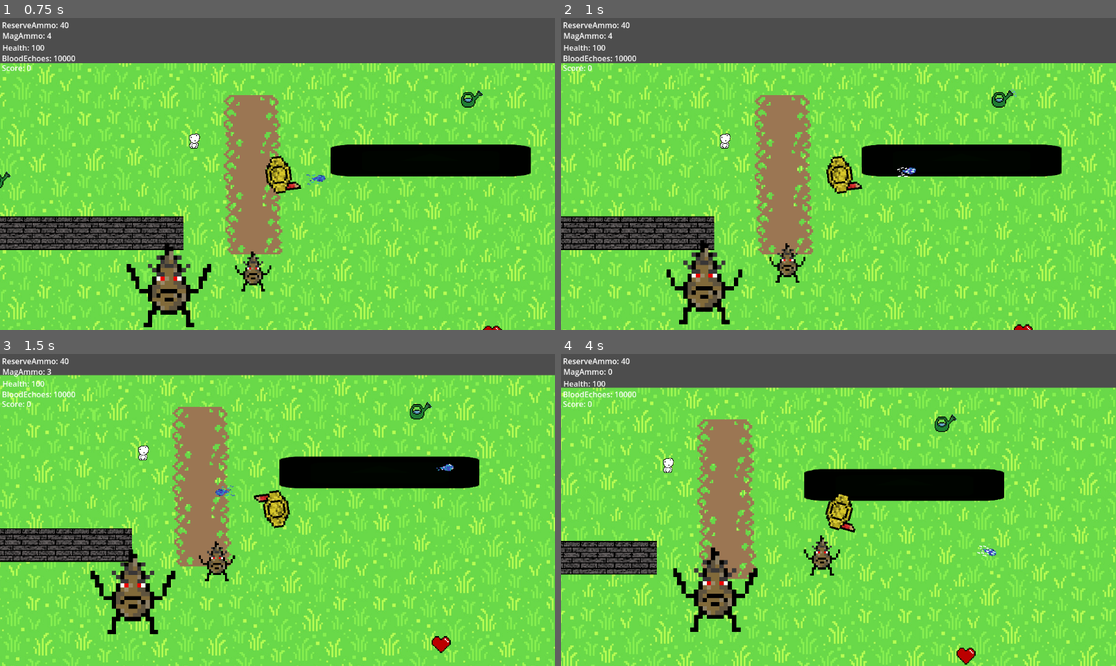
Above: before the commit, frames 1-4 (two rows, left to right).
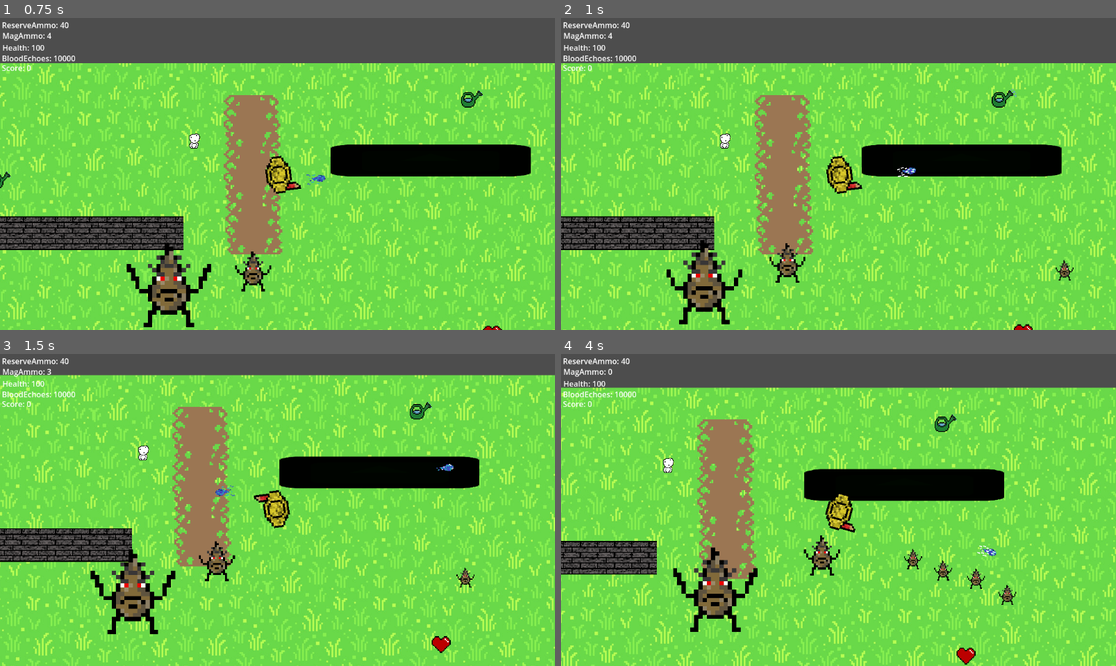
Above: after the commit, the same moments.

Repository: TheWhiteWolf0/Shooter-Game
Game: Godot game, scene res://Scenes/test_scence.tscn
The game is run twice, just before and just after one commit, with the same random seed, the same clock (stepped at 60 frames per second) and the same inputs. This scene is started directly instead of the project's main scene. The engine's default icon, where the game draws it, is replaced by a stand-in: a white triangle on a blue panel in a dark square.
Inputs (mouse positions are in pixels of both pictures, inside the frame that each line leads up to):
- Up to frame 1 (0.75 s): move the mouse to (399, 158) at 0.52 s; hold D (Right) from 0.53 s (still down); click (399, 158) at 0.6 s
- Up to frame 2 (1 s): keep holding D (Right)
- Up to frame 3 (1.5 s): move the mouse to (166, 525) at 1.27 s; release D (Right) at 1.28 s; hold S (Down) from 1.28 s (still down); click (166, 525) at 1.35 s
- Up to frame 4 (4 s): move the mouse to (894, 441) at 2.02 s; release S (Down) at 2.03 s; hold D (Right) 2.03-2.78 s; click (894, 441) at 2.1 s; move the mouse to (810, 572) at 2.77 s; hold W (Up) 2.78-3.53 s; click (810, 572) at 2.85 s; move the mouse to (1005, 556) at 3.52 s; hold A (Left) from 3.53 s (still down); click (1005, 556) at 3.6 s

Frame 1 is identical in both runs. In frame 2, less than 0.1% of the frame differs, in the area x 89-93%, y 77-85%; in frame 3, less than 0.1%; in frame 4, 0.4%, in the area x 61-83%, y 62-81%.

Commit message:
update(WorkPlease)

Diff:
--- /dev/null
+++ b/shootergame/Scenes/Spawner.tscn
@@ -0,0 +1,12 @@
+[gd_scene load_steps=2 format=3 uid="uid://but0jm6bi0540"]
+
+[ext_resource type="Script" uid="uid://d1sdcbbwfludo" path="res://Scripts/Spawner.gd" id="1_ohbek"]
+
+[node name="Node2D" type="Node2D"]
+script = ExtResource("1_ohbek")
+
+[node name="Timer" type="Timer" parent="."]
+process_callback = 0
+autostart = true
+
+[connection signal="timeout" from="Timer" to="." method="_on_timer_timeout"]
--- a/shootergame/Scripts/level_select.tscn
+++ b/shootergame/Scenes/level_select.tscn
@@ -1,6 +1,6 @@
 [gd_scene load_steps=2 format=3 uid="uid://n5q48eoj5nb5"]
 
-[ext_resource type="Script" uid="uid://6wevlv4roey7" path="res://Scenes/level_select.gd" id="1_rp7yy"]
+[ext_resource type="Script" uid="uid://6wevlv4roey7" path="res://Scripts/level_select.gd" id="1_rp7yy"]
 
 [node name="LevelSelect" type="Control"]
 layout_mode = 3
--- a/shootergame/Scenes/test_scence.tscn
+++ b/shootergame/Scenes/test_scence.tscn
@@ -11,6 +11,7 @@
 [ext_resource type="PackedScene" uid="uid://cwfkd43n5erxt" path="res://Scenes/enemy(multi_hit).tscn" id="8_2dkxq"]
 [ext_resource type="Texture2D" uid="uid://dk12lutbhh0r4" path="res://Sprite Frames/New Piskel (8).png" id="9_3ymcv"]
 [ext_resource type="Texture2D" uid="uid://b62m2xi8ulgk2" path="res://Sprite Frames/New Piskel (10).png" id="11_sr2ag"]
+[ext_resource type="PackedScene" uid="uid://but0jm6bi0540" path="res://Scenes/Spawner.tscn" id="12_dqc4r"]
 
 [sub_resource type="NavigationPolygon" id="NavigationPolygon_83j0u"]
 vertices = PackedVector2Array(1142.95, 636.023, 9.03125, 638.969, 9.75781, 404.203, 435.32, 404.203, 755.227, 253.203, 1141.18, 253.203, 435.32, 323.359, 1140.04, 10.0313, 1140.79, 172.359, 755.227, 172.359, 10.9609, 13.9609, 10.0078, 323.359)
@@ -125,27 +126,25 @@
 scale = Vector2(1.13362, 7.07692)
 texture = ExtResource("4_bsv7i")
 
-[node name="Player" parent="." instance=ExtResource("2_el23o")]
-position = Vector2(592, 240)
-scale = Vector2(0.48, 0.48)
-
-[node name="HUD" parent="Player" instance=ExtResource("4_ud2or")]
-position = Vector2(-495.833, -79.1667)
-scale = Vector2(2.08333, 2.08333)
-
 [node name="AllMobs" type="Node2D" parent="."]
 position = Vector2(1054, 355)
 scale = Vector2(0.50141, 0.50141)
 
-[node name="EnemyChase" parent="AllMobs" node_paths=PackedStringArray("target_to_chase") instance=ExtResource("3_ud2or")]
+[node name="Player" parent="AllMobs" instance=ExtResource("2_el23o")]
+position = Vector2(-921.402, -229.353)
+scale = Vector2(0.9573, 0.9573)
+
+[node name="HUD" parent="AllMobs/Player" instance=ExtResource("4_ud2or")]
+position = Vector2(-495.833, -79.1667)
+scale = Vector2(2.08333, 2.08333)
+
+[node name="EnemyChase" parent="AllMobs" instance=ExtResource("3_ud2or")]
 position = Vector2(-927.385, 283.201)
 scale = Vector2(1, 1)
-target_to_chase = NodePath("../../Player")
 
-[node name="Enemy(Multi-hit)" parent="AllMobs" node_paths=PackedStringArray("target_to_chase") instance=ExtResource("8_2dkxq")]
+[node name="Enemy(Multi-hit)" parent="AllMobs" instance=ExtResource("8_2dkxq")]
 position = Vector2(-1316.29, 287.19)
 scale = Vector2(1.99438, 1.99438)
-target_to_chase = NodePath("../../Player")
 
 [node name="HealthPacks" type="Node2D" parent="."]
 
@@ -166,3 +165,6 @@
 [node name="NewPiskel(10)" type="Sprite2D" parent="."]
 position = Vector2(469, 171)
 texture = ExtResource("11_sr2ag")
+
+[node name="Node2D" parent="." instance=ExtResource("12_dqc4r")]
+position = Vector2(239, 170)
--- a/shootergame/Scripts/Enemy(Chase).gd
+++ b/shootergame/Scripts/Enemy(Chase).gd
@@ -13,7 +13,7 @@
 
 
 @onready var navigation_agent_2d: NavigationAgent2D = $NavigationAgent2D
-@export var target_to_chase: CharacterBody2D
+@onready var target_to_chase: CharacterBody2D = get_parent().get_node("Player")
 
 var tree_death = preload("res://Scenes/animated_sprite_2d.tscn")
 
--- a/shootergame/Scripts/Spawner.gd
+++ b/shootergame/Scripts/Spawner.gd
@@ -10,19 +10,10 @@
 extends Node2D
 
 var mob_chase = preload("res://Scenes/enemy(chase).tscn")
-@onready var spawn_point: Marker2D = $SpawnPoint
 
 
 func _on_timer_timeout() -> void:
-	print("Hello World")
+	print("enemy spawn")
 	var ene = mob_chase.instantiate()
 	ene.position = position
-	get_tree().get_root().call_deferred("add_child", ene)
-	#get_parent().get_node().add_child(ene)
-
-	pass # Replace with function body.
-
-#func _MobSpawner():
-	#var mob_instance = mob_chase.instantiate()
-	#mob_chase.global_position = spawn_point.global_position
-	#get_tree().get_root().call_deferred("add_child", mob_instance)
+	get_parent().get_node("AllMobs").add_child(ene)
--- a/shootergame/Scripts/enemy(multi_hit).gd
+++ b/shootergame/Scripts/enemy(multi_hit).gd
@@ -9,7 +9,7 @@
 extends CharacterBody2D
 
 @onready var navigation_agent_2d: NavigationAgent2D = $NavigationAgent2D
-@export var target_to_chase: CharacterBody2D
+@onready var target_to_chase: CharacterBody2D = get_parent().get_node("Player")
 
 var tree_death = preload("res://Scenes/animated_sprite_2d.tscn")
 
--- a/shootergame/project.godot
+++ b/shootergame/project.godot
@@ -18,7 +18,6 @@
 [autoload]
 
 GlobalVariables="*res://GlobalVariables/GloabalVariables.gd"
-PlayerPosition="*res://GlobalVariables/player_position.gd"
 
 [input]
 
Not shown: 1 places in shootergame/Scenes/test_scence.tscn that only renumber resources
Renamed: shootergame/Scenes/level_select.gd -> shootergame/Scripts/level_select.gd
Renamed: shootergame/Scenes/level_select.gd.uid -> shootergame/Scripts/level_select.gd.uid
